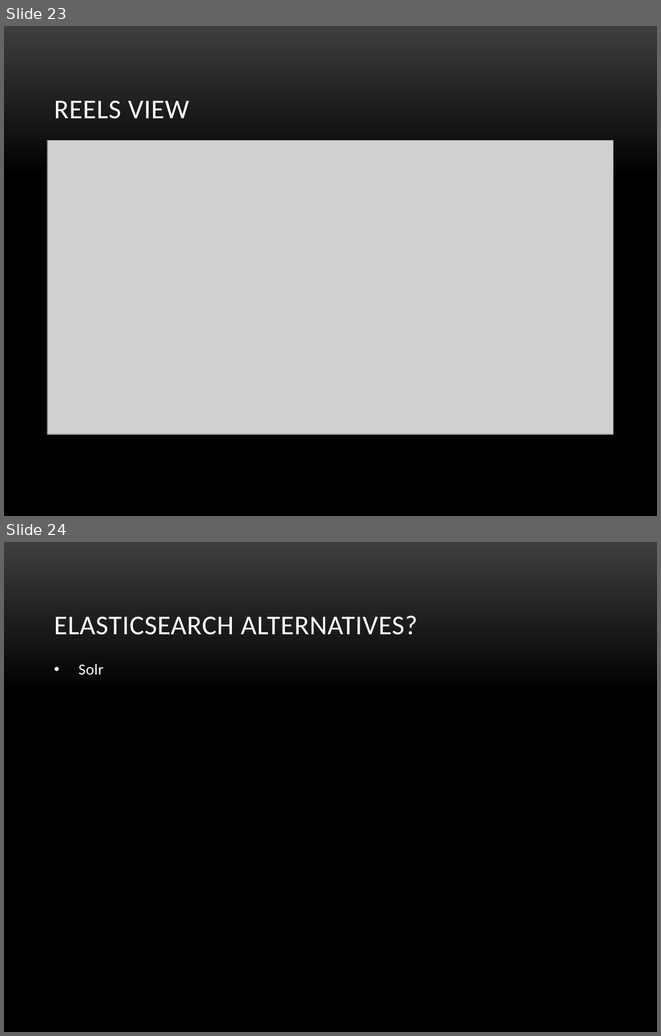
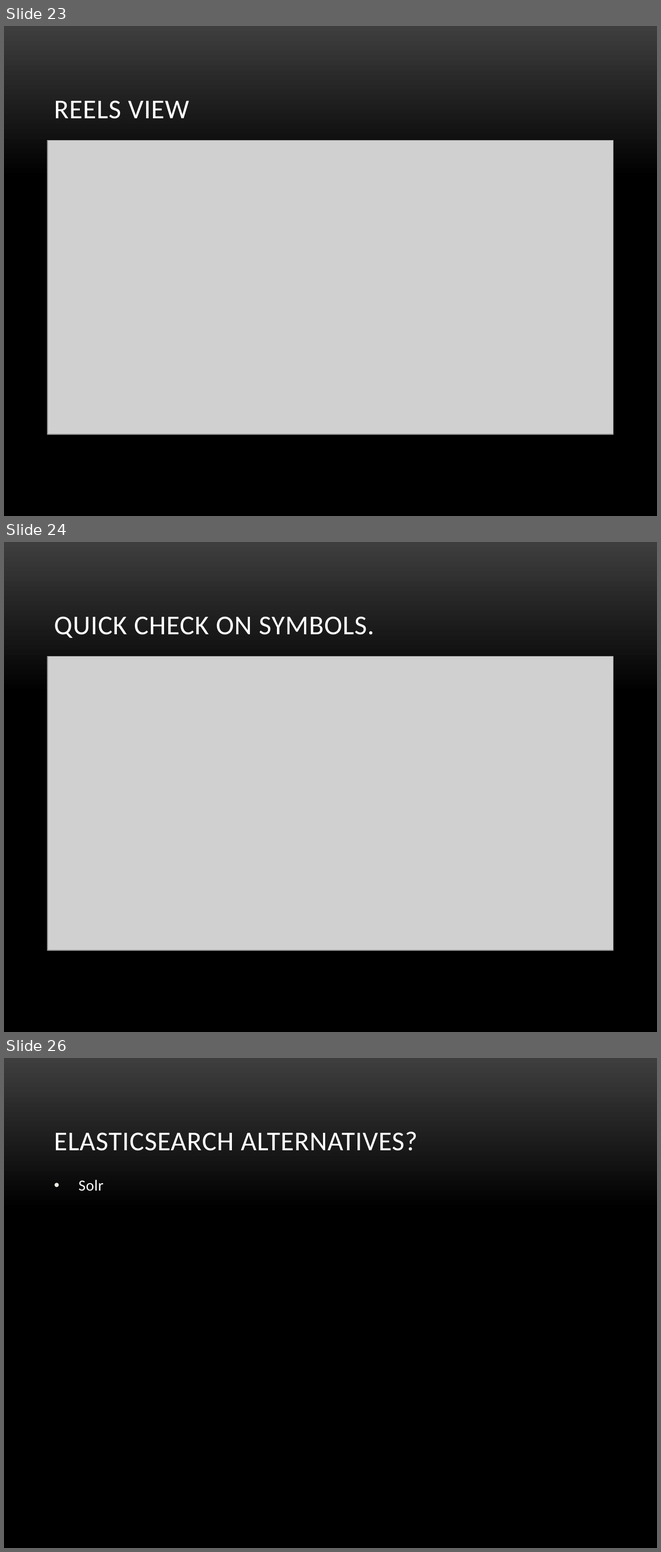
Before and after one commit to veravira/data-logger, a slide deck: es.pptx. Shown one above the other, each under a label of ours: slides 23 and 24 before the commit, slides 23, 24 and 26 after it; the slides between them are not shown. The pictures are 661x1036 and 661x1552 pixels, drawn with LibreOffice and Linux fonts; fonts in the diff are those of the drawing; grey boxes stand for pictures; background and template pictures are left out. Boxes give left, top, right and bottom in pixels: in the first picture for what was removed or moved away, otherwise in the second. Text is boxed around its words. In the diff, an @@ line names an element or a change of style, - is before the commit and + after.

```diff
--- a/es.pptx
+++ b/es.pptx
@@ slide 24 added at [4, 542, 657, 1032], background picture (left out) @@
@@ title added at [54, 616, 374, 638], 30 pt, text #FFFFFF @@
+QUICK CHECK ON SYMBOLS.
@@ picture added at [48, 656, 614, 950] @@
@@ what was slide 24 is now slide 26 @@
```
Also in this commit, not shown: 1 other slide added.
